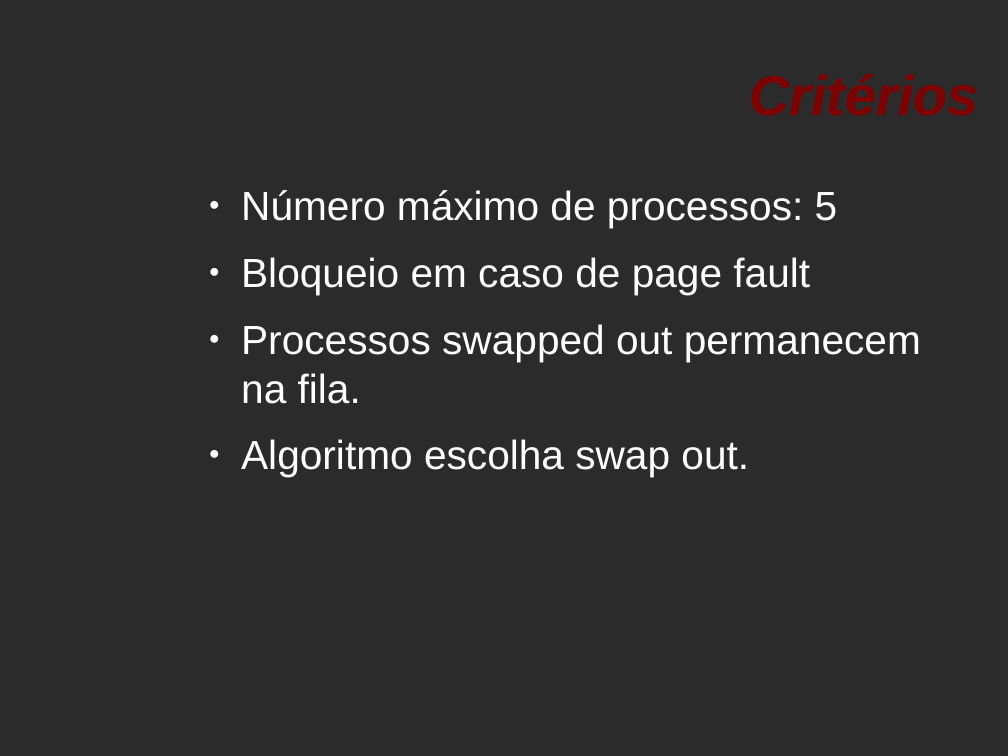
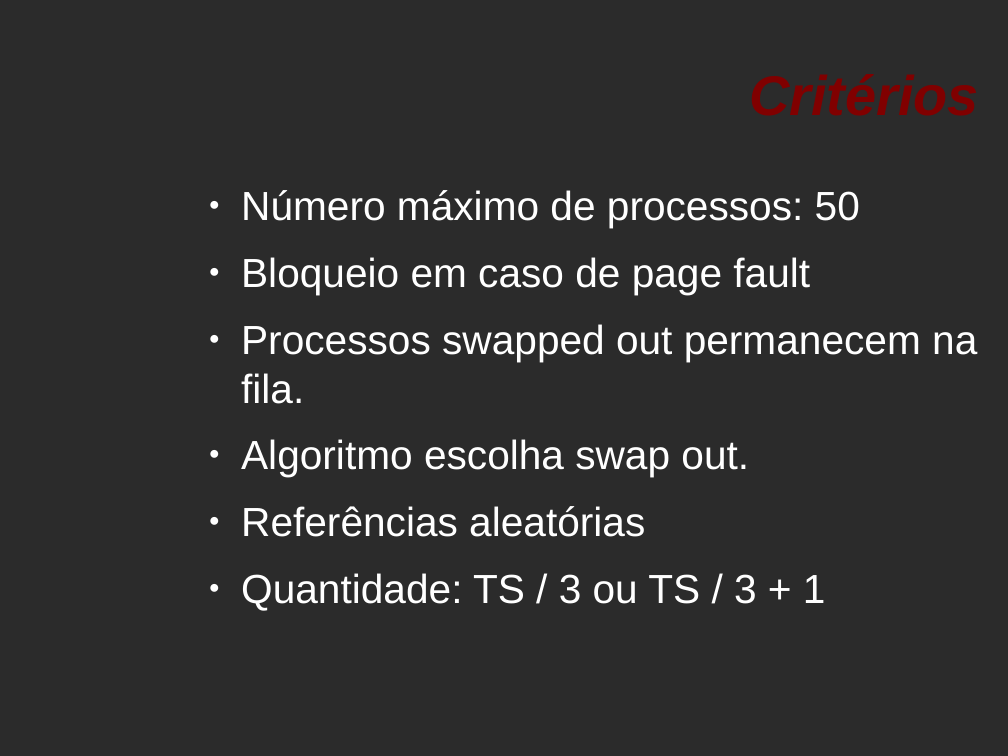
Before and after one commit to joycebrum/Simulador-Sistema-Operacional, a slide deck: slide 7 of Relatorio/Apresentacao2.odp (slide 6 before the commit). Drawn at 1008x756 pixels with LibreOffice and Linux fonts; fonts in the diff are those of the drawing; background and template pictures are left out; a plain dark background stands for a picture behind light text. Boxes give left, top, right and bottom in pixels: in the first picture for what was removed or moved away, otherwise in the second. Text is boxed around its words. In the diff, an @@ line names an element or a change of style, - is before the commit and + after.

```diff
--- a/Relatorio/Apresentacao2.odp
+++ b/Relatorio/Apresentacao2.odp
@@ text at (x1=241, y1=190, x2=860, y2=228): text changed @@
-● Número máximo de processos: 5
+● Número máximo de processos: 50
@@ text at (x1=241, y1=506, x2=826, y2=611): paragraphs added @@
+● Referências aleatórias
+● Quantidade: TS / 3 ou TS / 3 + 1
```
Also in this commit, not shown: 1 other slide changed, 1 slide added, 1 other file.
